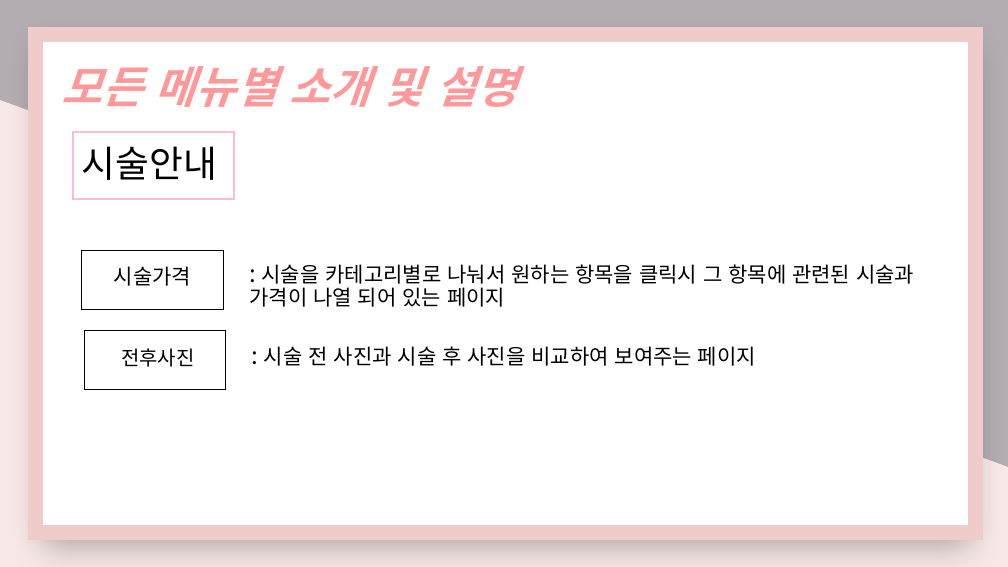
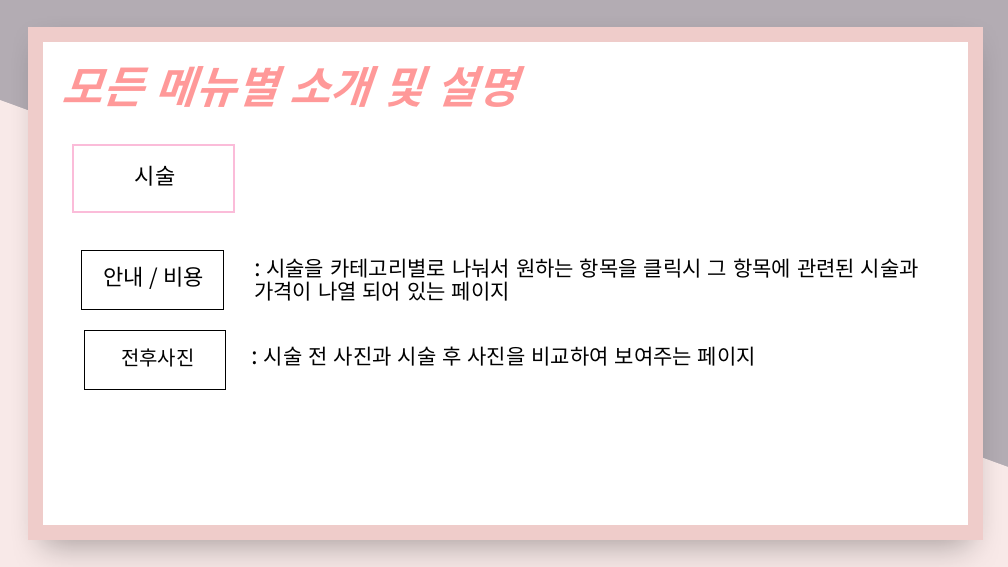
Before and after one commit to nimi2838/thecare, a slide deck: slide 27 of 졸작 기획서.pptx (slide 28 before the commit). Drawn at 1008x567 pixels with LibreOffice and Linux fonts; fonts in the diff are those of the drawing. Boxes give left, top, right and bottom in pixels: in the first picture for what was removed or moved away, otherwise in the second. Text is boxed around its words. In the diff, an @@ line names an element or a change of style, - is before the commit and + after.

```diff
--- a/졸작 기획서.pptx
+++ b/졸작 기획서.pptx
@@ rectangle: place and size @@
-rectangle at (73, 132, 234, 200)
+rectangle at (73, 145, 234, 212)
@@ text at (135, 165, 176, 186): text changed; size 35 to 21 pt @@
-시술안내
+시술
@@ text at (103, 266, 204, 287): text changed; size 20 to 21 pt @@
-시술가격
+안내 / 비용
@@ text ": 시술을 카테고리별로 나눠서 원하는 ...": place and size @@
-text ": 시술을 카테고리별로 나눠서 원하는 ..." at (249, 264, 914, 307)
+text ": 시술을 카테고리별로 나눠서 원하는 ..." at (254, 258, 919, 301)
```
Also in this commit, not shown: 7 other slides changed, 2 slides removed, 1 other file.
